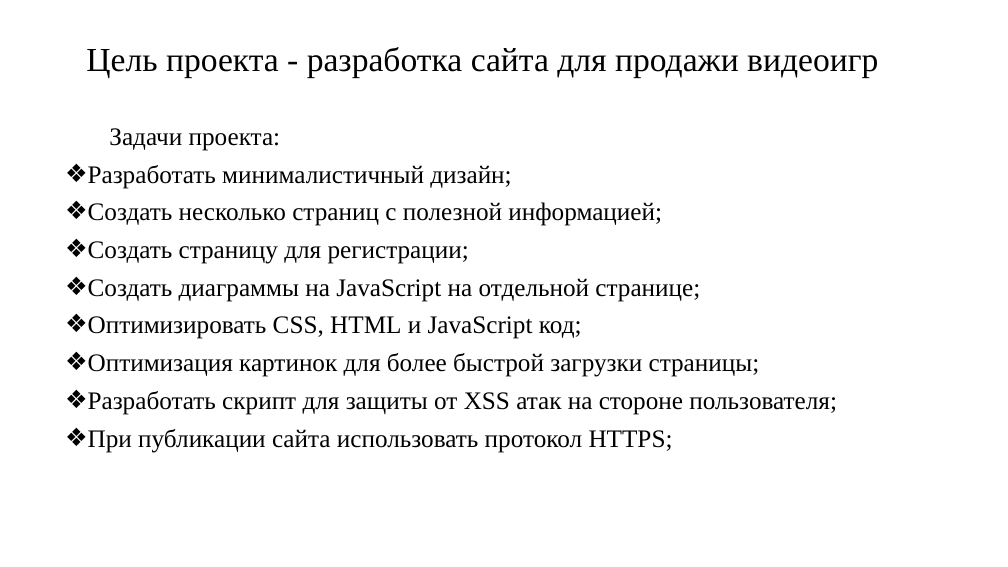
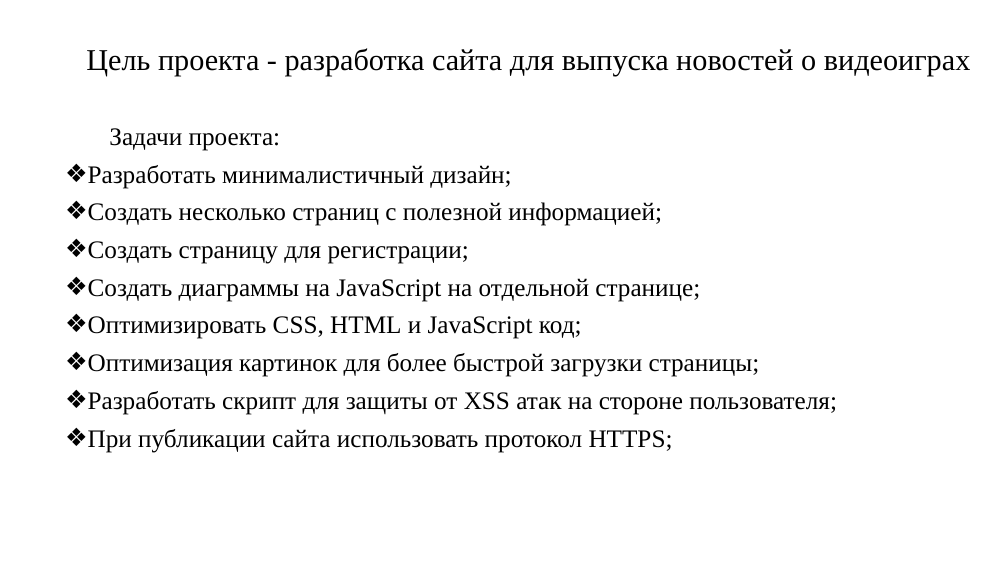
Before and after one commit to 1hatethesun/Aleksandr.github.io, a slide deck: slide 3 of Прозоров Александр ИС 23-1 ППИКС.pptx. Drawn at 1008x567 pixels with LibreOffice and Linux fonts; fonts in the diff are those of the drawing. Boxes give left, top, right and bottom in pixels: in the first picture for what was removed or moved away, otherwise in the second. Text is boxed around its words. In the diff, an @@ line names an element or a change of style, - is before the commit and + after.

```diff
--- a/Прозоров Александр ИС 23-1 ППИКС.pptx
+++ b/Прозоров Александр ИС 23-1 ППИКС.pptx
@@ title at [86,48,970,76]: text changed; size 32 to 28.8 pt @@
-Цель проекта - разработка сайта для продажи видеоигр
+Цель проекта - разработка сайта для выпуска новостей о видеоиграх
```
Also in this commit, not shown: 7 slides added, 7 slides removed.
